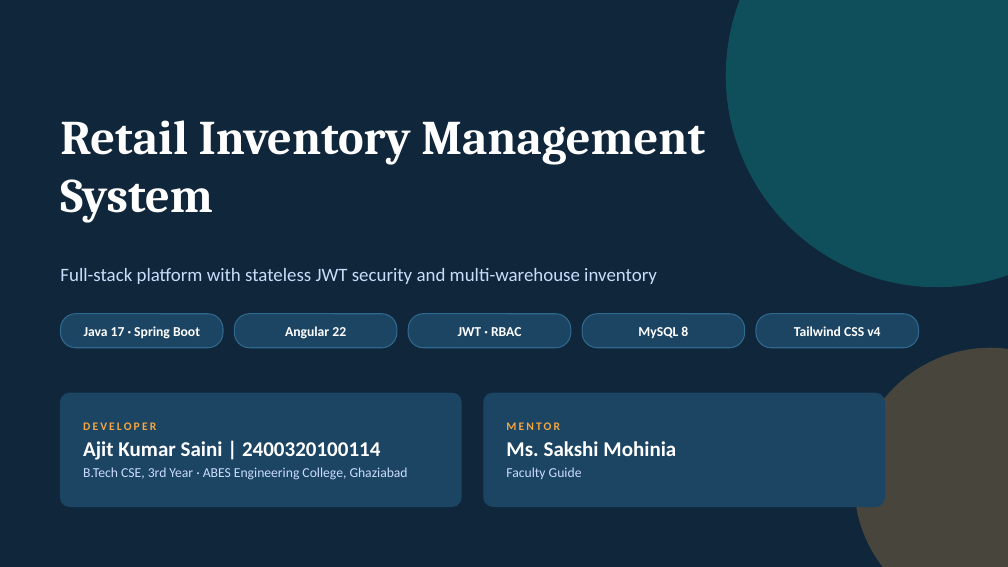
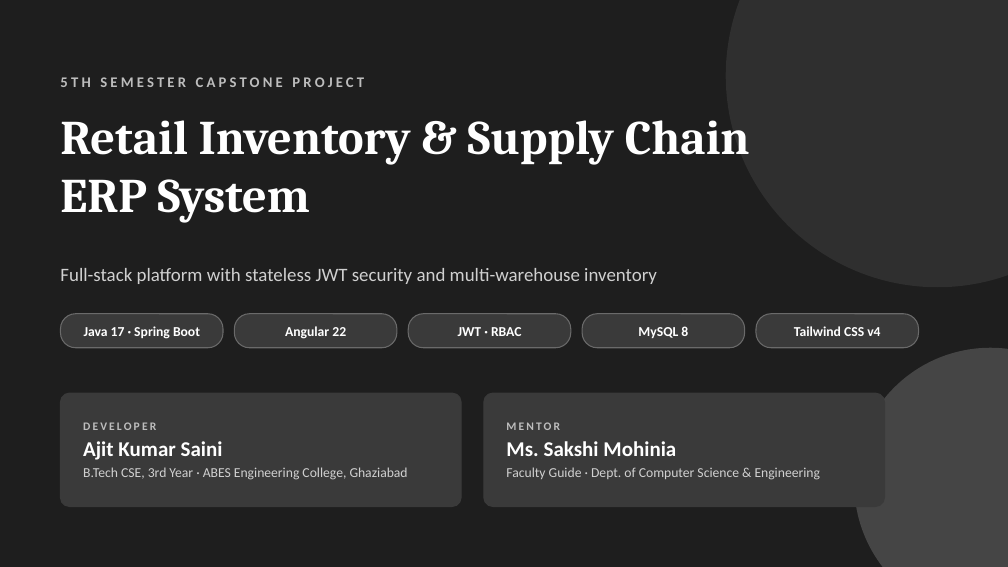
Before and after one commit to ajitkumarsaini02/retail-inventory-management-system, a slide deck: slide 1 of documents/Presentation.pptx. Drawn at 1008x567 pixels with LibreOffice and Linux fonts; fonts in the diff are those of the drawing. Boxes give left, top, right and bottom in pixels: in the first picture for what was removed or moved away, otherwise in the second. Text is boxed around its words. In the diff, an @@ line names an element or a change of style, - is before the commit and + after.

```diff
--- a/documents/Presentation.pptx
+++ b/documents/Presentation.pptx
@@ background #10263B to #1E1E1E @@
@@ ellipse at box(726, 0, 1008, 287): fill #0F8B8D at 40% opacity to #4A4A4A at 40% opacity @@
@@ text added at box(60, 77, 364, 87), 14 pt, text #BDBDBD, bold @@
+5TH SEMESTER CAPSTONE PROJECT
@@ text at box(60, 120, 750, 222): text changed @@
-Retail Inventory Management System
+Retail Inventory & Supply Chain ERP System
@@ text "Full-stack platform with stateless JWT ..." at box(60, 268, 657, 284): text colour #CADCFC to #D0D0D0 @@
@@ fill #1C4463 to #3A3A3A; outline #2F6A8E 1 pt to #6A6A6A 1 pt in 5 elements at box(234, 314, 397, 348), box(408, 314, 571, 348), box(582, 314, 745, 348), box(756, 314, 919, 348), box(60, 314, 223, 348) @@
@@ ellipse at box(854, 348, 1008, 567): fill #F2A541 at 25% opacity to #BDBDBD at 25% opacity @@
@@ rounded rectangle at box(60, 393, 461, 507): fill #1C4463 to #3A3A3A; outline #1C4463 1 pt to #3A3A3A 1 pt @@
@@ rounded rectangle at box(484, 393, 885, 507): fill #1C4463 to #3A3A3A; outline #1C4463 1 pt to #3A3A3A 1 pt @@
@@ text at box(83, 441, 223, 460): text changed @@
-Ajit Kumar Saini | 2400320100114
+Ajit Kumar Saini
@@ text at box(83, 422, 408, 480): text colour #F2A541 to #BDBDBD in "DEVELOPER"; text colour #CADCFC to #D0D0D0 in "B.Tech CSE, 3rd Year · ABES Engineering ..." @@
@@ text at box(506, 422, 560, 430): text colour #F2A541 to #BDBDBD in "MENTOR" @@
@@ text at box(506, 467, 820, 480): text changed; text colour #CADCFC to #D0D0D0 @@
-Faculty Guide
+Faculty Guide · Dept. of Computer Science & Engineering
```
Also in this commit, not shown: 6 other slides changed, 1 other file.
